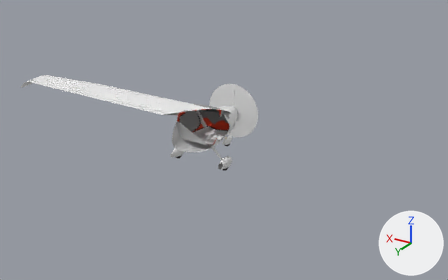
The Blender file Models/pipistrel-virus.blend, before and after one commit.
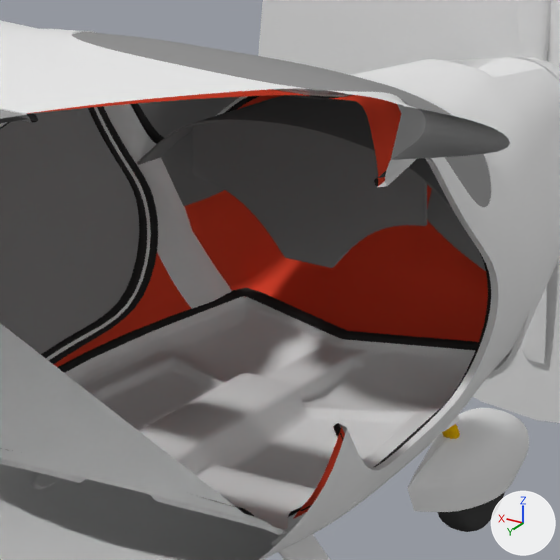
Old and new are each drawn whole from a 50 mm lens placed at (-8.84, 13.8, 6.6), pointed at (-1.03, 0.8, 0.1) and again close up on the part from 42% to 52% of the width and 36% to 53% of the height. The lights are fixed; the arrows at lower right show +X, +Y and +Z. Everything nearer to the camera than a plane just in front of the edit is cut away.

In view in the first close-up: 'cabin rear wall', 'dashboard', 'floor', 'fuselage', 'glareshield', 'left door window', 'nose wheel fairing', 'prop fast', 'wall padding', 'walls', 'window', 'wings'.
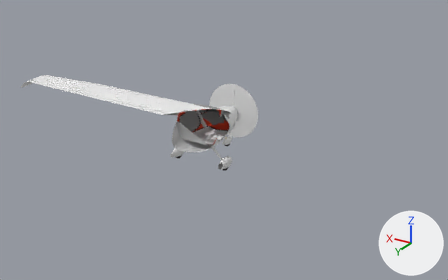
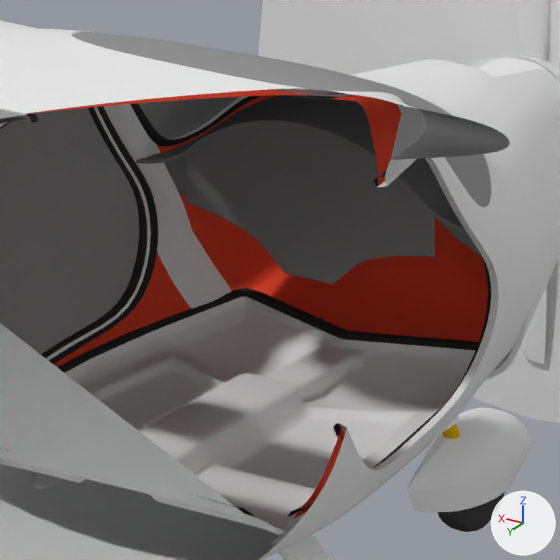
Commit message: improved dashboard

Diff of the bpy script that builds the scene:
```diff
--- a/Models/pipistrel-virus.blend.py
+++ b/Models/pipistrel-virus.blend.py
@@ me_dashboard @@
 # used by ob_dashboard; location = (0.0, -0.541, -0.111)
-me_dashboard.from_pydata(...)  # 44 vertices, 33 faces; spans x 0.0..0.334, y 0.189..0.199, z 0.077..0.434
+me_dashboard.from_pydata(...)  # 50 vertices, 38 faces; spans x 0.0..0.355, y -0.358..-0.348, z -0.076..0.336
+# me_dashboard part 1
+# 41 vertices are added at x 0.0..0.355, y -0.358..-0.348, z -0.076..0.336
+# 9 new vertices lie (0.0, 0.01, 0.0) away from vertices in x 0.0..0.355, y -0.358, z -0.076..0.336
+# 38 new faces join them
 me_dashboard.materials.append(mat_gray_plastic)
@@ me_glareshield @@
 # used by ob_glareshield; location = (0.0, -0.541, -0.111)
-me_glareshield.from_pydata(...)  # 33 vertices, 22 faces; spans x 0.0..0.485, y -0.2..0.225, z 0.096..0.452
+me_glareshield.from_pydata(...)  # 34 vertices, 23 faces; spans x 0.0..0.489, y -0.195..0.228, z 0.096..0.446
+# me_glareshield part 2
+# 31 vertices are removed from x 0.0..0.485, y -0.2..0.225, z 0.096..0.452
+# 22 faces are deleted
+# 32 vertices are added at x 0.0..0.489, y -0.195..0.228, z 0.096..0.446
+# 23 new faces join them
 me_glareshield.materials.append(mat_gray_plastic)
@@ ob_dashboard @@
 ob_dashboard = bpy.data.objects.new('dashboard', me_dashboard)
-ob_dashboard.location = (0.0, -0.541, -0.111)
+ob_dashboard.location = (0.0, 0.006, 0.0)
 _m = ob_dashboard.modifiers.new('Mirror', 'MIRROR')
@@ ob_glareshield @@
 ob_glareshield = bpy.data.objects.new('glareshield', me_glareshield)
-ob_glareshield.location = (0.0, -0.541, -0.111)
+ob_glareshield.location = (0.0, -0.548, -0.089)
 _m = ob_glareshield.modifiers.new('Mirror', 'MIRROR')
```

Boxes [x1, y1, x2, y2] around the edits, measured in the close-ups (560 x 560 px):
'dashboard', reshaped, moved (6% wider, 10% taller)
    before: [192, 122, 427, 268]
    after: [185, 124, 435, 284]
'glareshield', reshaped, moved
    before: [137, 95, 486, 271]
    after: [135, 95, 480, 255]
part 1 of me_dashboard, added (black)
    after: [185, 124, 435, 284]
